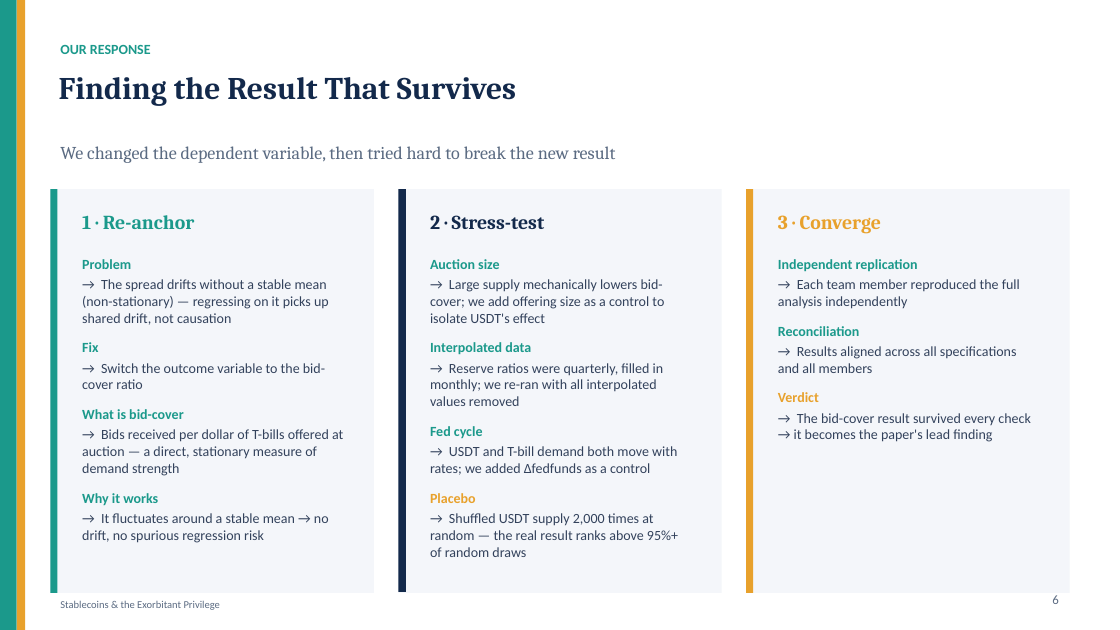
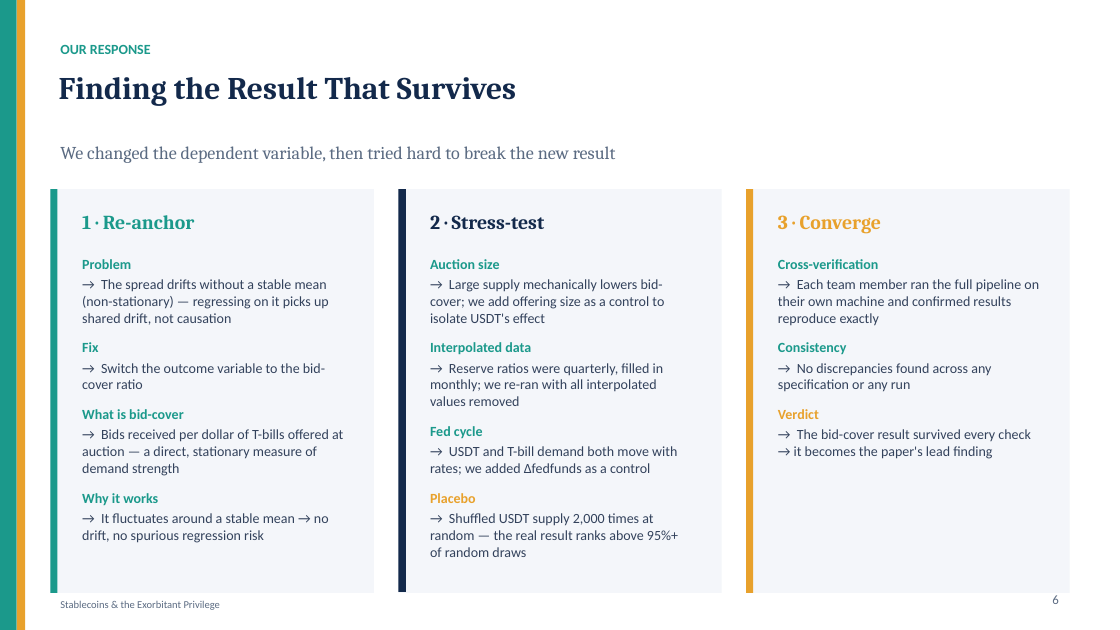
Before and after one commit to kimmireu0921/Stablecoins-and-the-Exorbitant-Privilege, a slide deck: slide 6 of presentations/0616_Stablecoin_Exorbitant_Privilege.pptx. Drawn at 1120x630 pixels with LibreOffice and Linux fonts; fonts in the diff are those of the drawing. Boxes give left, top, right and bottom in pixels: in the first picture for what was removed or moved away, otherwise in the second. Text is boxed around its words. In the diff, an @@ line names an element or a change of style, - is before the commit and + after.

Commit message:
update

```diff
--- a/presentations/0616_Stablecoin_Exorbitant_Privilege.pptx
+++ b/presentations/0616_Stablecoin_Exorbitant_Privilege.pptx
@@ text at (778, 259, 1039, 392): text changed @@
-Independent replication
-→ Each team member reproduced the full analysis independently
-Reconciliation
-→ Results aligned across all specifications and all members
+Cross-verification
+→ Each team member ran the full pipeline on their own machine and confirmed results reproduce exactly
+Consistency
+→ No discrepancies found across any specification or any run
```
